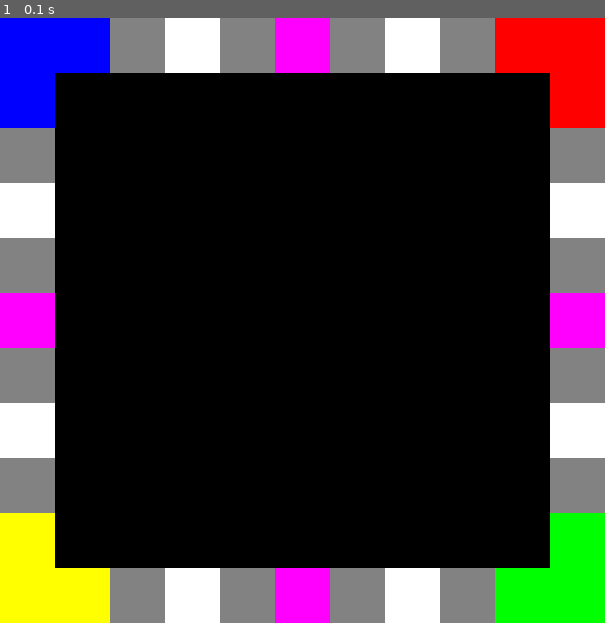
Above: before the commit, frame 1.
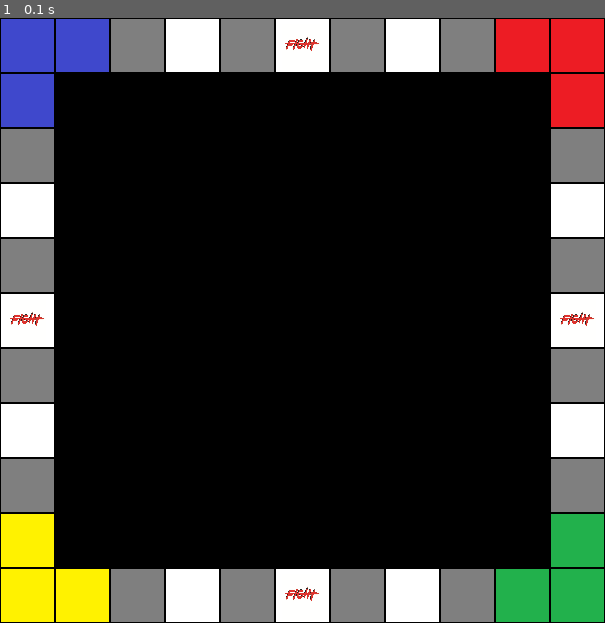
Above: after the commit, the same moment.

Repository: AmazingPaper/PrjWk2
Game: pygame game, started from PyGameLoop.py
Two runs of this game, one before a commit and one after it. Both use one fixed random seed, a clock stepped at 60 frames per second and the inputs below.
Inputs:
- Up to frame 1 (0.1 s): no input

The runs differ from the first frame. In frame 1, 12% of the frame differs, in the area x 0-100%, y 0-100%.

Commit message:
All Tiles have been upgraded

Diff:
--- a/PyGameLoop.py
+++ b/PyGameLoop.py
@@ -34,7 +34,7 @@
     for column in range(MAPWIDTH):
         #Row = Y-Axis and Column = the X-Axis
         #draw the resource at that position in the tilemap, using the correct colour
-        pygame.draw.rect(DISPLAYSURF, colours[tilemap[row][column]], (column*TILESIZE,row*TILESIZE,TILESIZE,TILESIZE))
+        DISPLAYSURF.blit(textures[tilemap[row][column]], (column*TILESIZE, row*TILESIZE))# Blit image on the certain Row and Column
 
 
 while not crashed:
--- a/Tile.py
+++ b/Tile.py
@@ -4,7 +4,7 @@
 
 # The colors are imported from the Colorlist
 
-#constants representing the different resources
+#constants representing the different Tiles
 FIGHT  = 0
 CORNERYELLOW = 1
 CORNERBLUE = 2
@@ -16,16 +16,16 @@
 
 
 #a dictionary tiles to the colors
-colours =   {
-                FIGHT  : PURPLE,
-                CORNERYELLOW : YELLOW,
-                CORNERBLUE : BLUE,
-                CORNERRED  : RED,
-                CORNERGREEN : GREEN,
-                IDLETILE   : WHITE,
-                IDLETILE2  : GREY,
-                BLANK       : BLACK
-            }
+textures =   {
+                FIGHT  : pygame.image.load('FightTile.png'),
+                CORNERYELLOW : pygame.image.load('YellowTile.png'),
+                CORNERBLUE : pygame.image.load('BlueTile.png'),
+                CORNERRED  : pygame.image.load('RedTile.png'),
+                CORNERGREEN : pygame.image.load('GreenTile.png'),
+                IDLETILE   : pygame.image.load('WhiteTile.png'),
+                IDLETILE2  : pygame.image.load('GreyTile.png'),
+                BLANK       : pygame.image.load('BlackTile.png')
+            } #Image for the tile
 
 #a list representing our tilemap
 tilemap = [
@@ -40,4 +40,4 @@
             [IDLETILE2, BLANK, BLANK, BLANK, BLANK, BLANK, BLANK, BLANK, BLANK, BLANK, IDLETILE2],
             [CORNERYELLOW, BLANK, BLANK, BLANK, BLANK, BLANK, BLANK, BLANK, BLANK, BLANK, CORNERGREEN],
             [CORNERYELLOW, CORNERYELLOW, IDLETILE2, IDLETILE, IDLETILE2, FIGHT, IDLETILE2, IDLETILE, IDLETILE2, CORNERGREEN, CORNERGREEN]
-          ]
+          ] # This is the 11x11 format for the map
Binary file added: BlackTile.png
Binary file added: BlueTile.png
Binary file added: FightTile.jpg
Binary file added: FightTile.png
Binary file added: GreenTile.png
Binary file added: GreyTile.png
Binary file added: RedTile.png
Binary file added: WhiteTile.png
Binary file added: YellowTile.png
